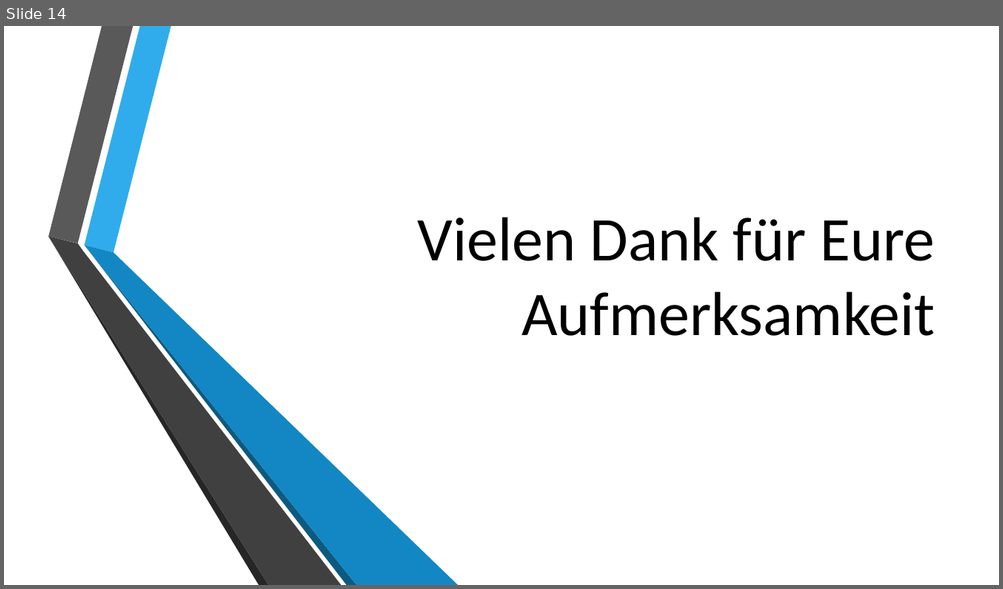
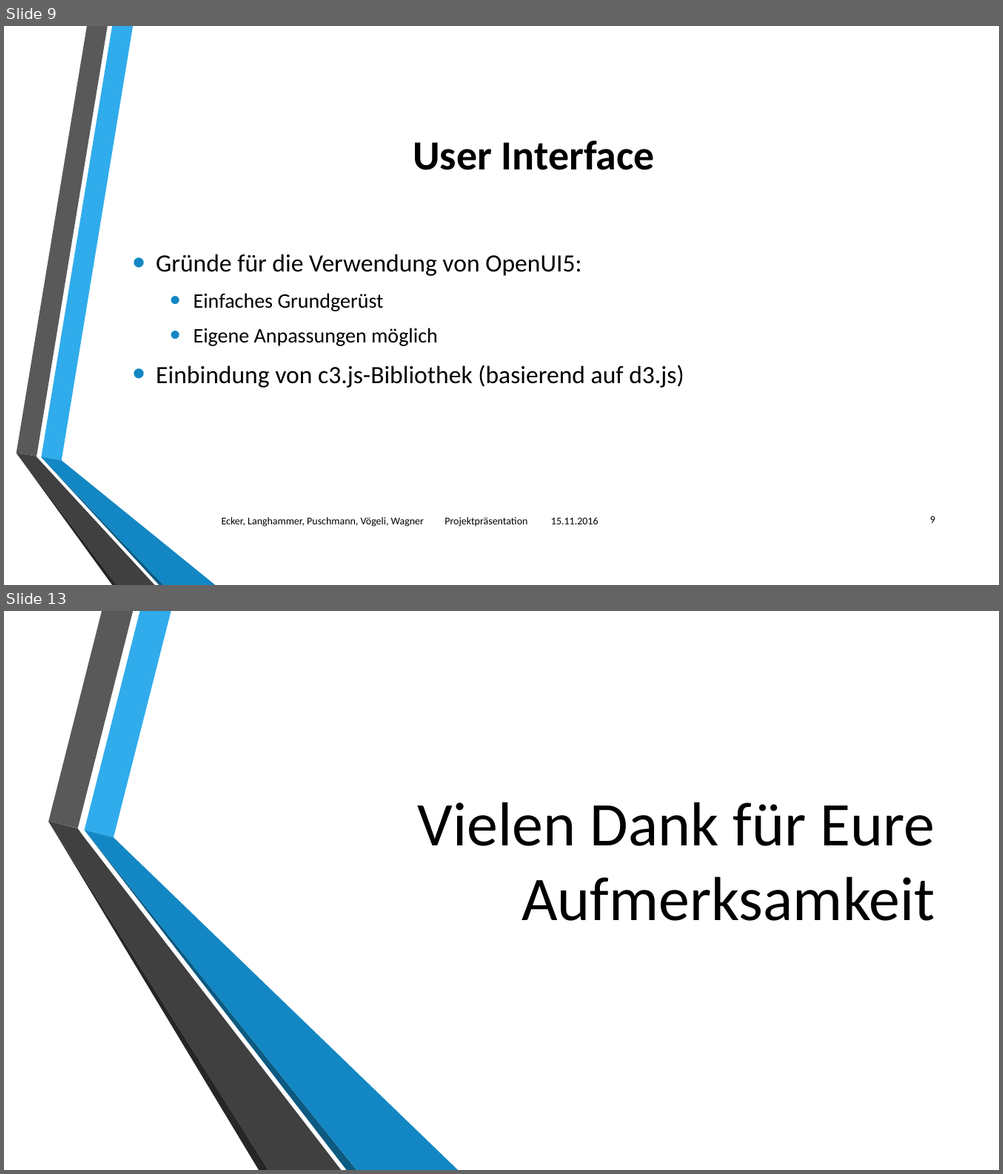
Before and after one commit to philipwagner1994/ProjectDHBW, a slide deck: Documentation/Projektpräsentationabschluss.pptx. Shown one above the other, each under a label of ours: slide 14 before the commit, slides 9 and 13 after it; the slides between them are not shown. The pictures are 1003x589 and 1003x1174 pixels, drawn with LibreOffice and Linux fonts; fonts in the diff are those of the drawing; background and template pictures are left out. Boxes give left, top, right and bottom in pixels: in the first picture for what was removed or moved away, otherwise in the second. Text is boxed around its words. In the diff, an @@ line names an element or a change of style, - is before the commit and + after.

```diff
--- a/Documentation/Projektpräsentationabschluss.pptx
+++ b/Documentation/Projektpräsentationabschluss.pptx
@@ slide 9 added at (x1=4, y1=26, x2=999, y2=585), background picture (left out) @@
@@ title added at (x1=412, y1=141, x2=654, y2=170), 40 pt, text #000000, bold @@
+User Interface
@@ text added at (x1=156, y1=254, x2=683, y2=388), 24 pt, text #000000 @@
+• Gründe für die Verwendung von OpenUI5:
+  • Einfaches Grundgerüst
+  • Eigene Anpassungen möglich
+• Einbindung von c3.js-Bibliothek (basierend auf d3.js)
@@ group added at (x1=16, y1=26, x2=215, y2=585): 6 freeform shapes @@
@@ text added at (x1=222, y1=517, x2=598, y2=527), 10 pt, text #000000 @@
+Ecker, Langhammer, Puschmann, Vögeli, Wagner Projektpräsentation 15.11.2016
@@ page number added at (x1=930, y1=517, x2=935, y2=523), 10 pt, text #000000 @@
+9
@@ what was slide 14 is now slide 13 @@
```
Also in this commit, not shown: 3 slides changed, 8 other slides added, 10 slides removed.
